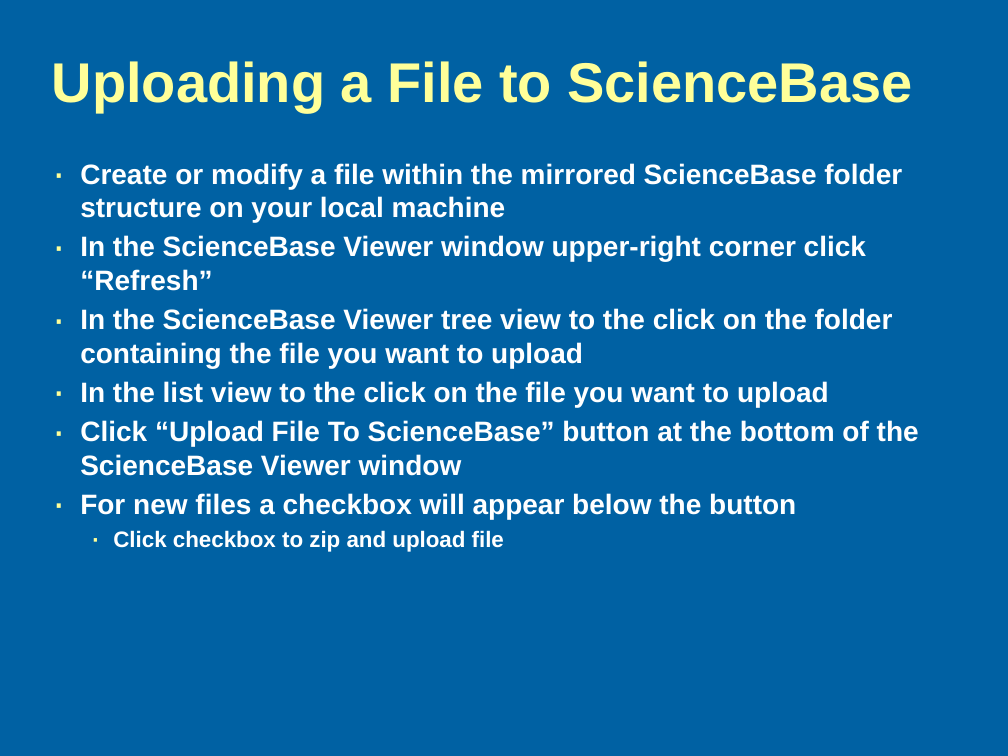
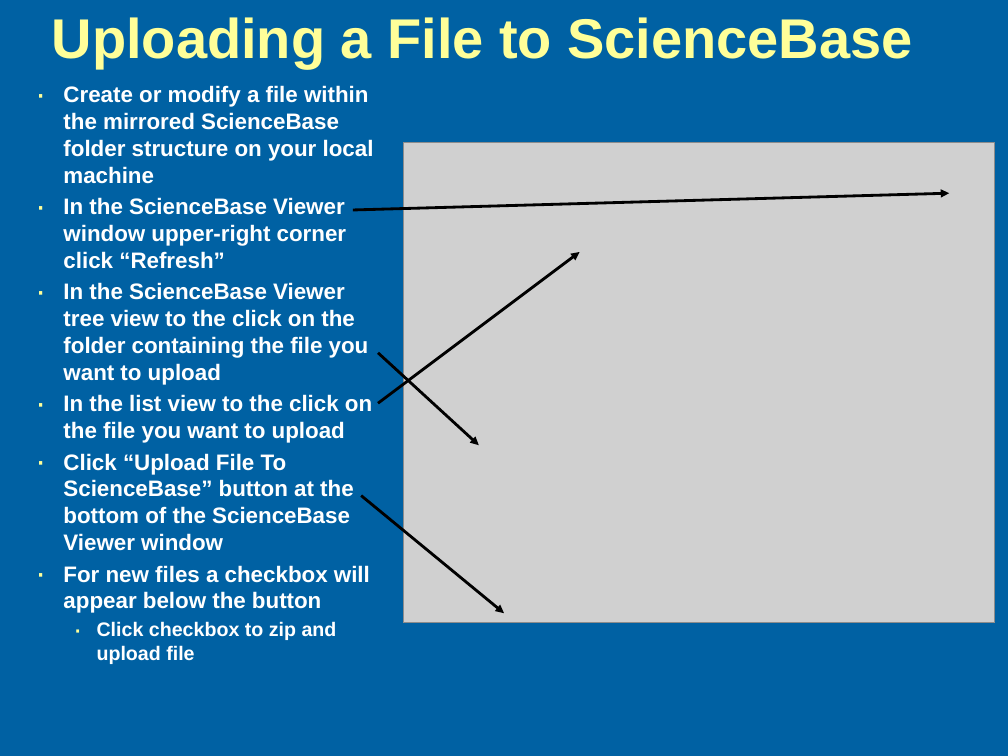
Before and after one commit to galengorski/CAWSC_WaterUse, a slide deck: slide 10 of etc/sciencebase/SBSync_Demo.pptx (slide 9 before the commit). Drawn at 1008x756 pixels with LibreOffice and Linux fonts; fonts in the diff are those of the drawing; grey boxes stand for pictures; background and template pictures are left out. Boxes give left, top, right and bottom in pixels: in the first picture for what was removed or moved away, otherwise in the second. Text is boxed around its words. In the diff, an @@ line names an element or a change of style, - is before the commit and + after.

Commit message:
Screenshots added

```diff
--- a/etc/sciencebase/SBSync_Demo.pptx
+++ b/etc/sciencebase/SBSync_Demo.pptx
@@ title "Uploading a File to ScienceBase": place and size @@
-title "Uploading a File to ScienceBase" at (52,61,913,112)
+title "Uploading a File to ScienceBase" at (52,17,913,67)
@@ text "Create or modify a file ...": place and size @@
-text "Create or modify a file ..." at (80,163,919,552)
+text "Create or modify a file ..." at (63,85,374,640)
@@ text "Create or modify a file ..." at (63,85,374,640): size 20 to 16 pt; size 16 to 14 pt in "Click checkbox to zip and upload file" @@
@@ picture added at (403,143,995,623) @@
@@ arrow added from (353, 210) to (950, 194), #000000 2 pt @@
@@ arrow added from (378, 403) to (580, 252), #000000 2 pt @@
@@ arrow added from (378, 353) to (479, 446), #000000 2 pt @@
@@ arrow added from (361, 496) to (504, 613), #000000 2 pt @@
```
Also in this commit, not shown: 7 other slides changed, 1 slide added.
